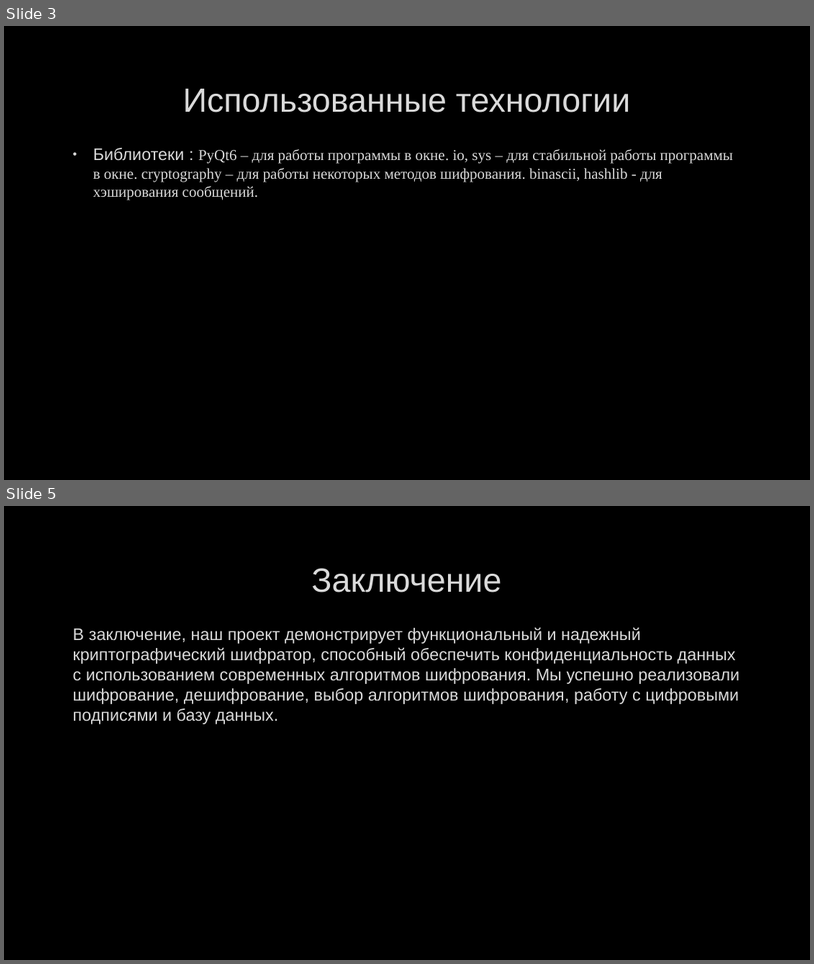
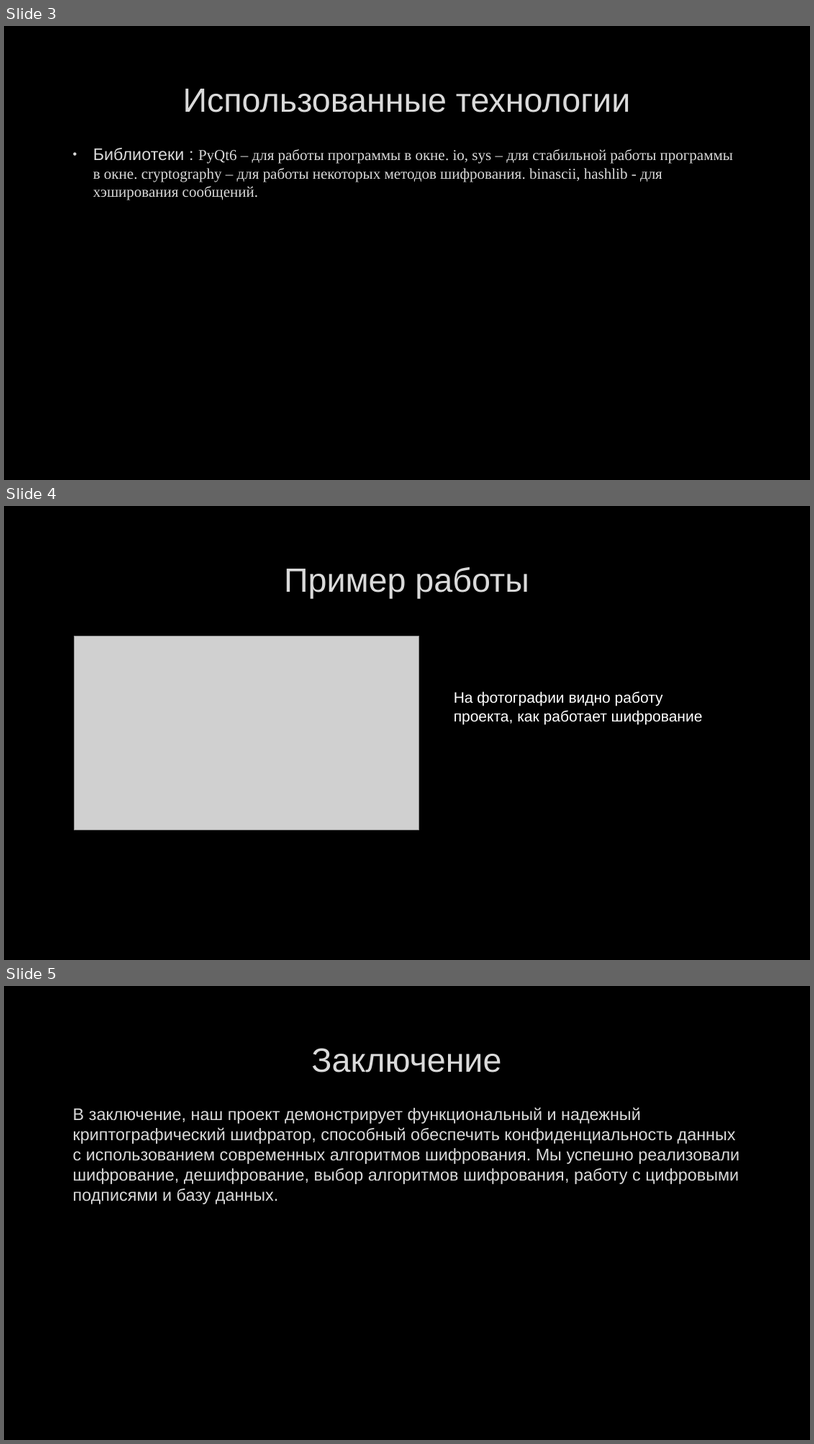
Before and after one commit to PetrStroganov/cryptography, a slide deck: Презентация.pptx. Shown one above the other, each under a label of ours: slides 3 and 5 before the commit, slides 3, 4 and 5 after it; the slides between them are not shown. The pictures are 814x964 and 814x1444 pixels, drawn with LibreOffice and Linux fonts; fonts in the diff are those of the drawing; grey boxes stand for pictures; background and template pictures are left out. Boxes give left, top, right and bottom in pixels: in the first picture for what was removed or moved away, otherwise in the second. Text is boxed around its words. In the diff, an @@ line names an element or a change of style, - is before the commit and + after.

```diff
--- a/Презентация.pptx
+++ b/Презентация.pptx
@@ slide 4 added at (x1=4, y1=506, x2=810, y2=960), background picture (left out) @@
@@ title added at (x1=284, y1=567, x2=529, y2=598), 40 pt, text #DADADA @@
+Пример работы
@@ picture added at (x1=74, y1=636, x2=419, y2=830) @@
@@ text added at (x1=454, y1=691, x2=703, y2=724), 18 pt, text #FFFFFF @@
+На фотографии видно работу проекта, как работает шифрование
```
Also in this commit, not shown: 1 slide changed, 1 slide removed.
